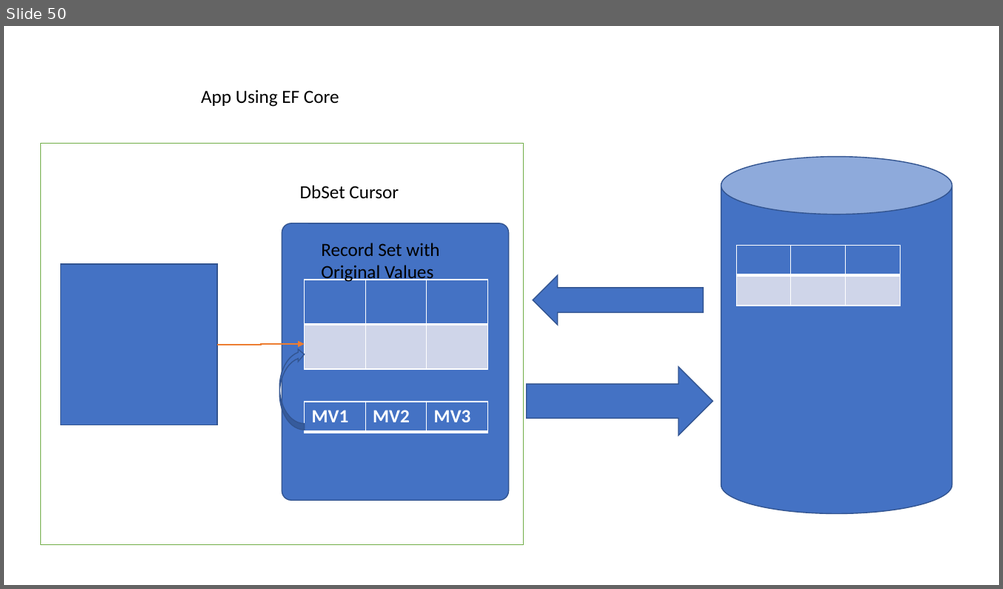
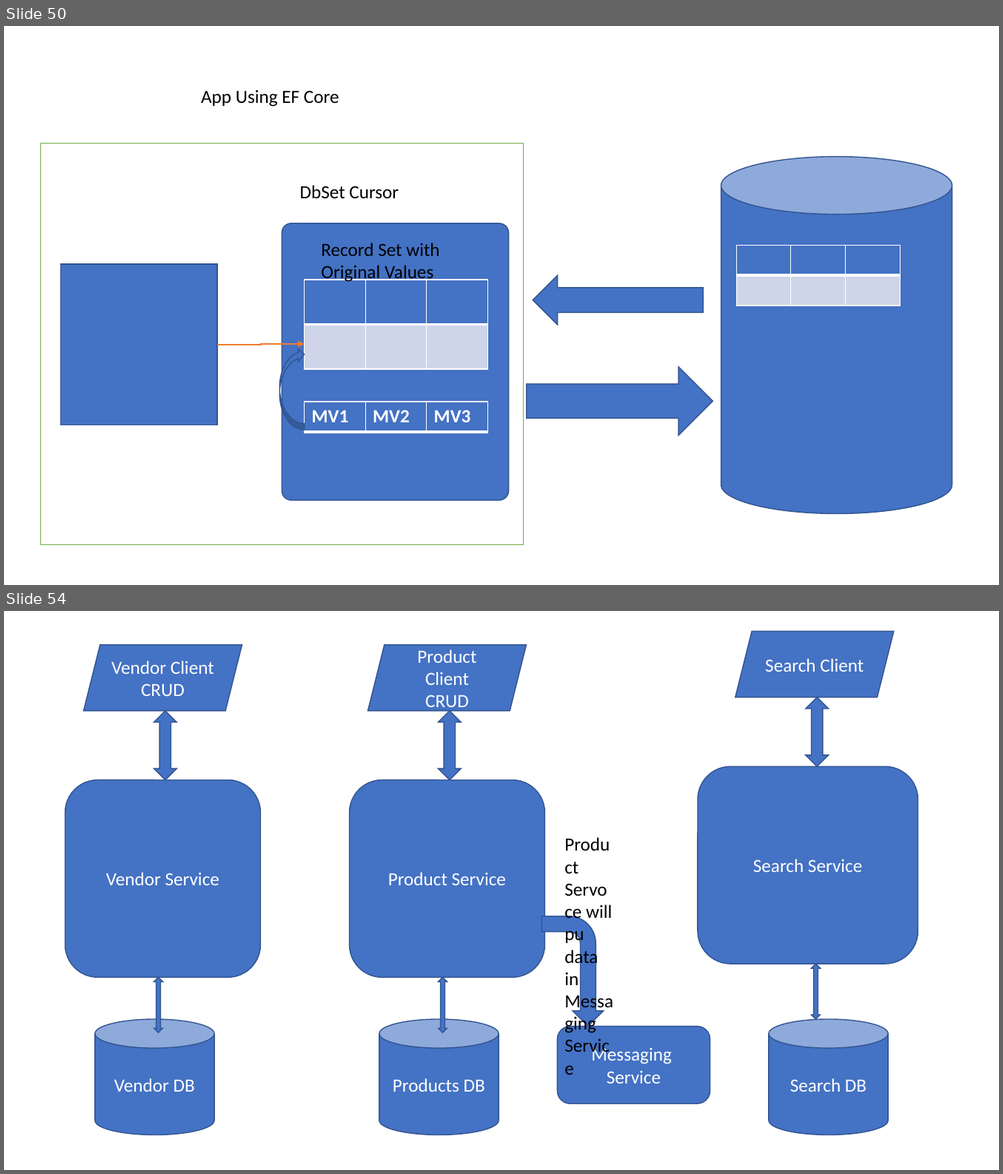
Before and after one commit to maheshsabnis/blazemarch2021, a slide deck: SpotPPTs.pptx. Shown one above the other, each under a label of ours: slide 50 before the commit, slides 50 and 54 after it; the slides between them are not shown. The pictures are 1003x589 and 1003x1174 pixels, drawn with LibreOffice and Linux fonts; fonts in the diff are those of the drawing. Boxes give left, top, right and bottom in pixels: in the first picture for what was removed or moved away, otherwise in the second. Text is boxed around its words. In the diff, an @@ line names an element or a change of style, - is before the commit and + after.

```diff
--- a/SpotPPTs.pptx
+++ b/SpotPPTs.pptx
@@ slide 54 added at (x1=4, y1=611, x2=999, y2=1170), background #FFFFFF @@
@@ parallelogram added at (x1=735, y1=631, x2=893, y2=698), fill #4472C4, outline #325491 1 pt, 18 pt, text #FFFFFF @@
+Search Client
@@ parallelogram added at (x1=84, y1=644, x2=242, y2=711), fill #4472C4, outline #325491 1 pt, 18 pt, text #FFFFFF @@
+Vendor Client
+CRUD
@@ parallelogram added at (x1=368, y1=644, x2=526, y2=711), fill #4472C4, outline #325491 1 pt, 18 pt, text #FFFFFF @@
+Product Client
+CRUD
@@ up down arrow added at (x1=805, y1=698, x2=828, y2=767), fill #4472C4, outline #325491 1 pt @@
@@ up down arrow added at (x1=154, y1=711, x2=176, y2=780), fill #4472C4, outline #325491 1 pt @@
@@ up down arrow added at (x1=438, y1=711, x2=461, y2=780), fill #4472C4, outline #325491 1 pt @@
@@ rounded rectangle added at (x1=65, y1=780, x2=261, y2=978), fill #4472C4, outline #325491 1 pt, 18 pt, text #FFFFFF @@
+Vendor Service
@@ rounded rectangle added at (x1=350, y1=780, x2=545, y2=978), fill #4472C4, outline #325491 1 pt, 18 pt, text #FFFFFF @@
+Product Service
@@ rounded rectangle added at (x1=698, y1=767, x2=918, y2=965), fill #4472C4, outline #325491 1 pt, 18 pt, text #FFFFFF @@
+Search Service
@@ text added at (x1=388, y1=859, x2=862, y2=985), 18 pt, text #000000 @@
+Product Servoce will pu data in Messaging Service
@@ bent arrow added at (x1=541, y1=917, x2=603, y2=1027), fill #4472C4, outline #325491 1 pt @@
@@ up down arrow added at (x1=811, y1=964, x2=820, y2=1019), fill #4472C4, outline #325491 1 pt @@
@@ up down arrow added at (x1=154, y1=977, x2=163, y2=1033), fill #4472C4, outline #325491 1 pt @@
@@ up down arrow added at (x1=438, y1=977, x2=447, y2=1033), fill #4472C4, outline #325491 1 pt @@
@@ cylinder added at (x1=95, y1=1020, x2=214, y2=1136), fill #4472C4, outline #325491 1 pt, 18 pt, text #FFFFFF @@
+Vendor DB
@@ cylinder added at (x1=379, y1=1020, x2=498, y2=1136), fill #4472C4, outline #325491 1 pt, 18 pt, text #FFFFFF @@
+Products DB
@@ rounded rectangle added at (x1=557, y1=1027, x2=710, y2=1104), fill #4472C4, outline #325491 1 pt, 18 pt, text #FFFFFF @@
+Messaging
+Service
@@ cylinder added at (x1=768, y1=1020, x2=888, y2=1136), fill #4472C4, outline #325491 1 pt, 18 pt, text #FFFFFF @@
+Search DB
```
Also in this commit, not shown: 1 slide changed, 2 other slides added, 17 other files.
